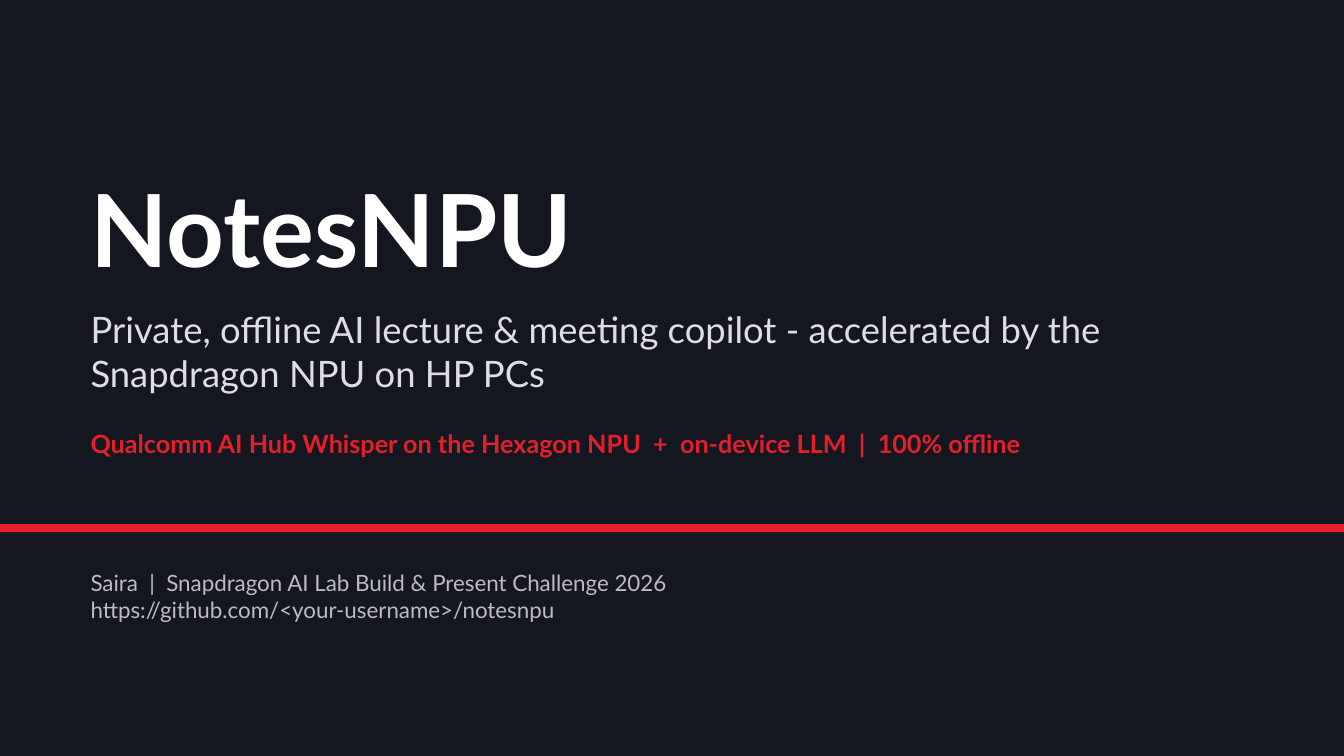
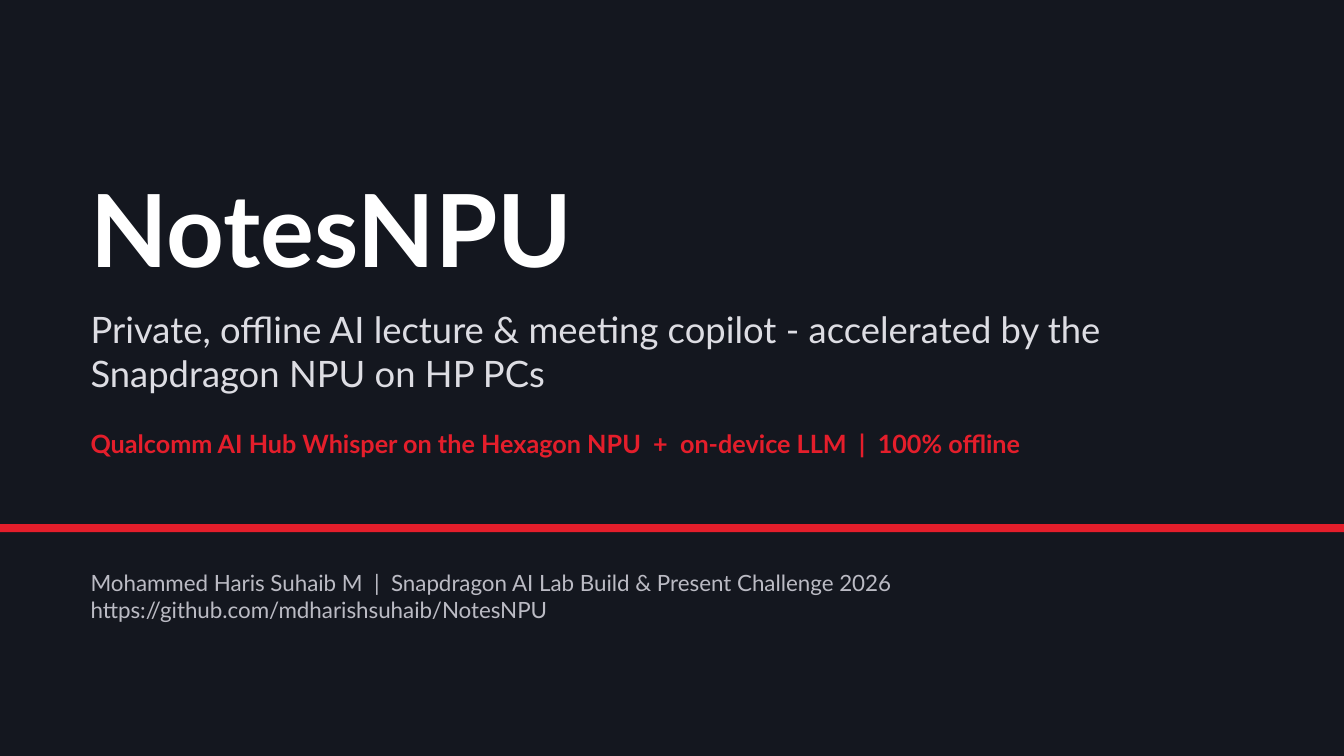
Before and after one commit to mdharishsuhaib/NotesNPU, a slide deck: slide 1 of submission/NotesNPU_Pitch.pptx. Drawn at 1344x756 pixels with LibreOffice and Linux fonts; fonts in the diff are those of the drawing. Boxes give left, top, right and bottom in pixels: in the first picture for what was removed or moved away, otherwise in the second. Text is boxed around its words. In the diff, an @@ line names an element or a change of style, - is before the commit and + after.

```diff
--- a/submission/NotesNPU_Pitch.pptx
+++ b/submission/NotesNPU_Pitch.pptx
@@ text at <box>91,574,891,622</box>: text changed @@
-Saira | Snapdragon AI Lab Build & Present Challenge 2026
-https://github.com/<your-username>/notesnpu
+Mohammed Haris Suhaib M | Snapdragon AI Lab Build & Present Challenge 2026
+https://github.com/mdharishsuhaib/NotesNPU
```
Also in this commit, not shown: 1 other slide changed, 8 other files.
